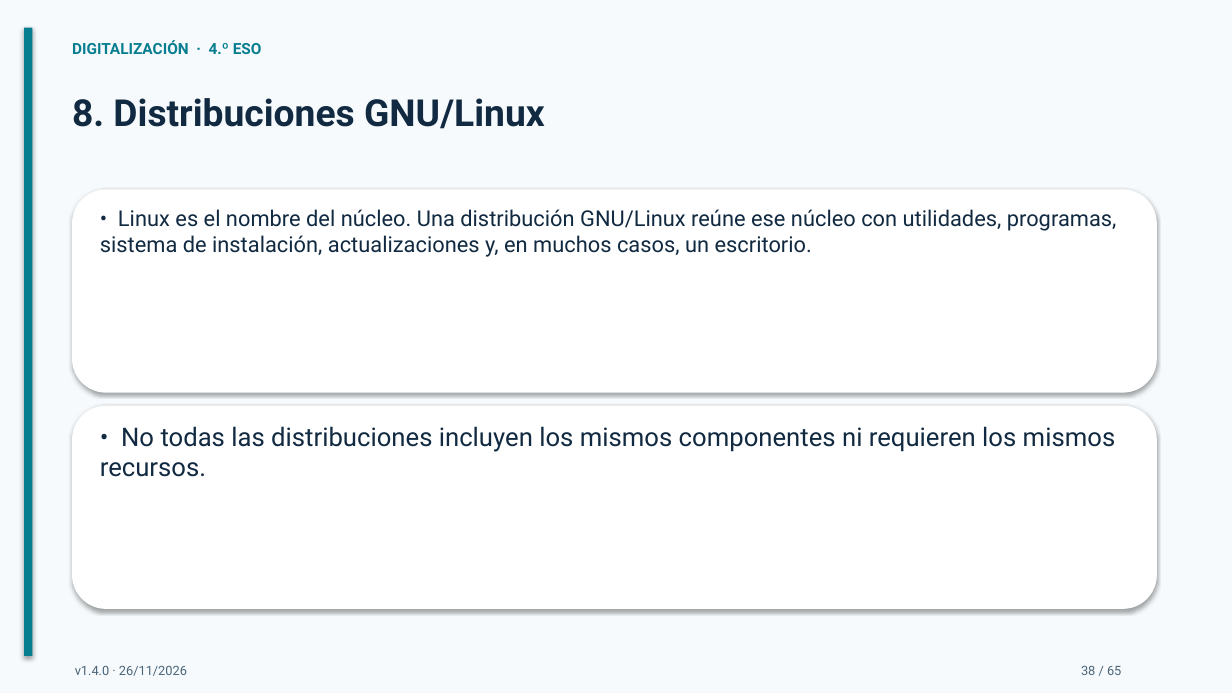
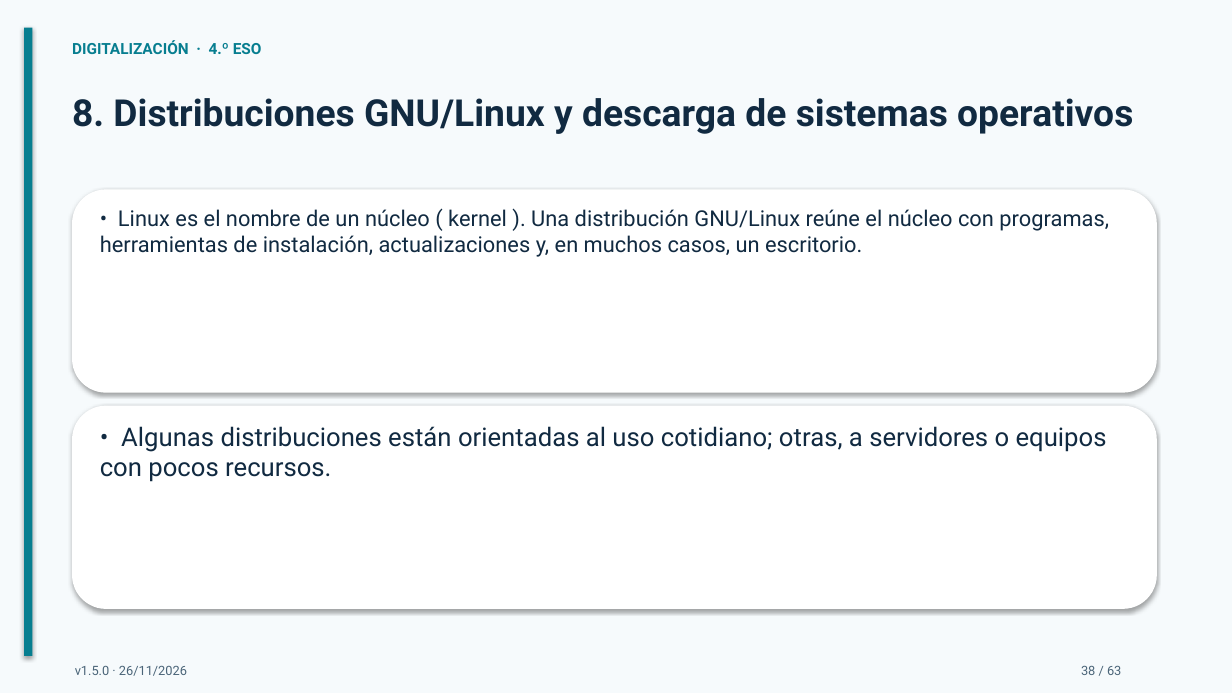
Before and after one commit to bitschips/digitaliza4, a slide deck: slide 38 of temas/tema-02-sistemas-operativos/presentaciones/tema-02-sistemas-operativos.pptx. Drawn at 1232x693 pixels with LibreOffice and Linux fonts; fonts in the diff are those of the drawing. Boxes give left, top, right and bottom in pixels: in the first picture for what was removed or moved away, otherwise in the second. Text is boxed around its words. In the diff, an @@ line names an element or a change of style, - is before the commit and + after.

```diff
--- a/temas/tema-02-sistemas-operativos/presentaciones/tema-02-sistemas-operativos.pptx
+++ b/temas/tema-02-sistemas-operativos/presentaciones/tema-02-sistemas-operativos.pptx
@@ text at (x1=72, y1=98, x2=1133, y2=134): text changed @@
-8. Distribuciones GNU/Linux
+8. Distribuciones GNU/Linux y descarga de sistemas operativos
@@ text at (x1=100, y1=209, x2=1109, y2=257): text changed @@
-• Linux es el nombre del núcleo. Una distribución GNU/Linux reúne ese núcleo con utilidades, programas, sistema de instalación, actualizaciones y, en muchos casos, un escritorio.
+• Linux es el nombre de un núcleo ( kernel ). Una distribución GNU/Linux reúne el núcleo con programas, herramientas de instalación, actualizaciones y, en muchos casos, un escritorio.
@@ text at (x1=100, y1=426, x2=1107, y2=482): text changed @@
-• No todas las distribuciones incluyen los mismos componentes ni requieren los mismos recursos.
+• Algunas distribuciones están orientadas al uso cotidiano; otras, a servidores o equipos con pocos recursos.
@@ text at (x1=75, y1=666, x2=187, y2=676): text changed @@
-v1.4.0 · 26/11/2026
+v1.5.0 · 26/11/2026
```
Also in this commit, not shown: 62 other slides changed, 2 slides removed, 2 other files.
